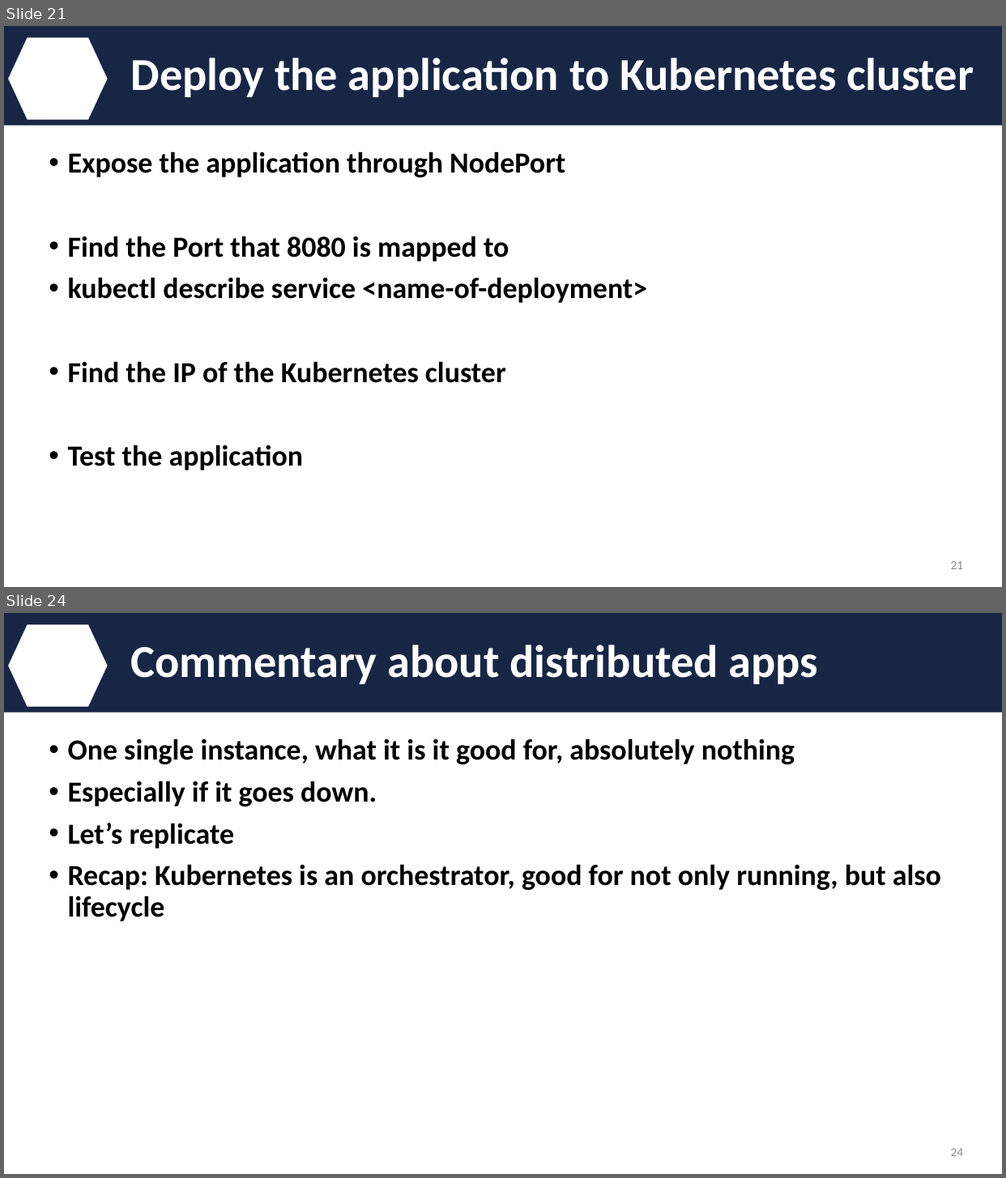
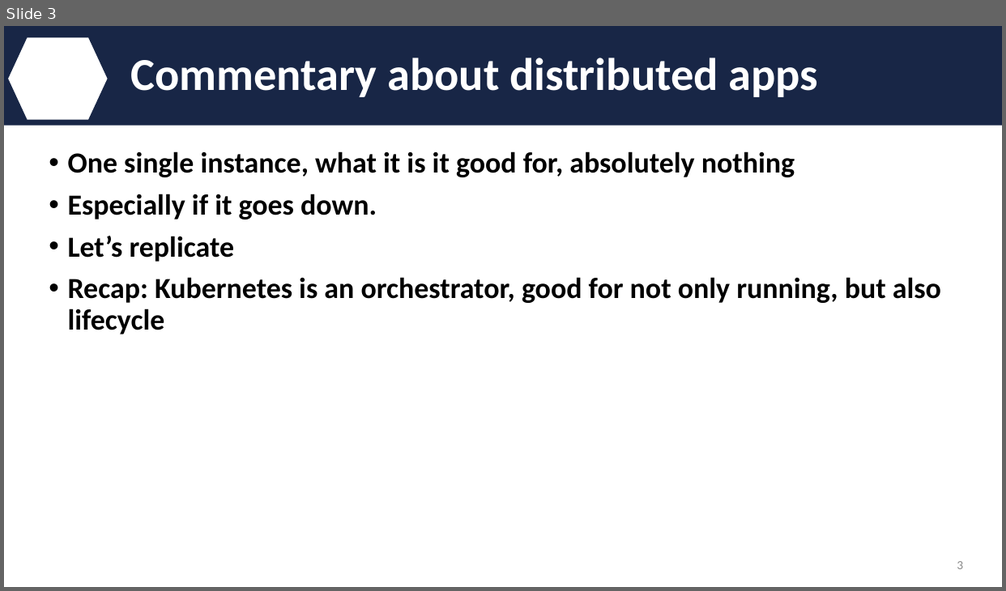
Before and after one commit to IBM/kube101, a slide deck: presentation/meetup.pptx. Shown one above the other, each under a label of ours: slides 21 and 24 before the commit, slide 3 after it; the slides between them are not shown. The pictures are 1006x1178 and 1006x591 pixels, drawn with LibreOffice and Linux fonts; fonts in the diff are those of the drawing; background and template pictures are left out. Boxes give left, top, right and bottom in pixels: in the first picture for what was removed or moved away, otherwise in the second. Text is boxed around its words. In the diff, an @@ line names an element or a change of style, - is before the commit and + after.

```diff
--- a/presentation/meetup.pptx
+++ b/presentation/meetup.pptx
@@ slide 21 removed at box(4, 26, 1002, 587), background #FFFFFF; not listed: 2 template elements that a slide beside it also shows @@
@@ title removed at box(130, 58, 974, 97) @@
-Deploy the application to Kubernetes cluster
@@ text removed at box(68, 152, 647, 471) @@
-• Expose the application through NodePort
-• Find the Port that 8080 is mapped to
-• kubectl describe service <name-of-deployment>
-• Find the IP of the Kubernetes cluster
-• Test the application
@@ page number removed at box(951, 561, 964, 570) @@
-21
@@ what was slide 24 is now slide 3 @@
@@ page number at box(957, 561, 963, 570): text changed @@
-24
+3
```
Also in this commit, not shown: 3 slides changed, 23 other slides removed, 1 other file.
